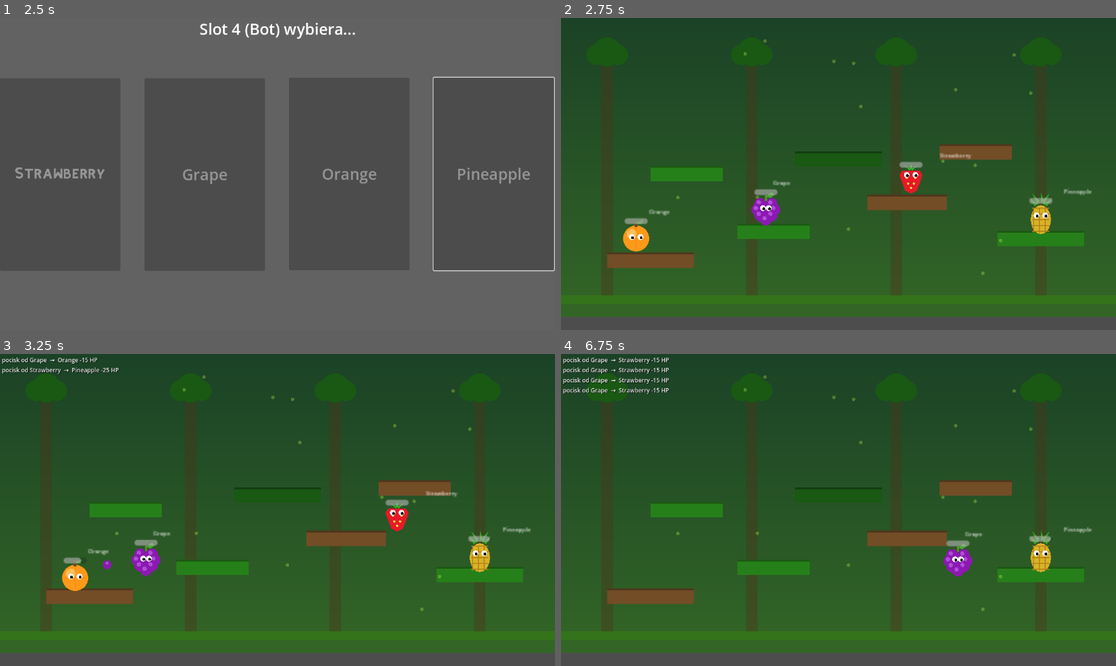
Above: before the commit, frames 1-4 (two rows, left to right).
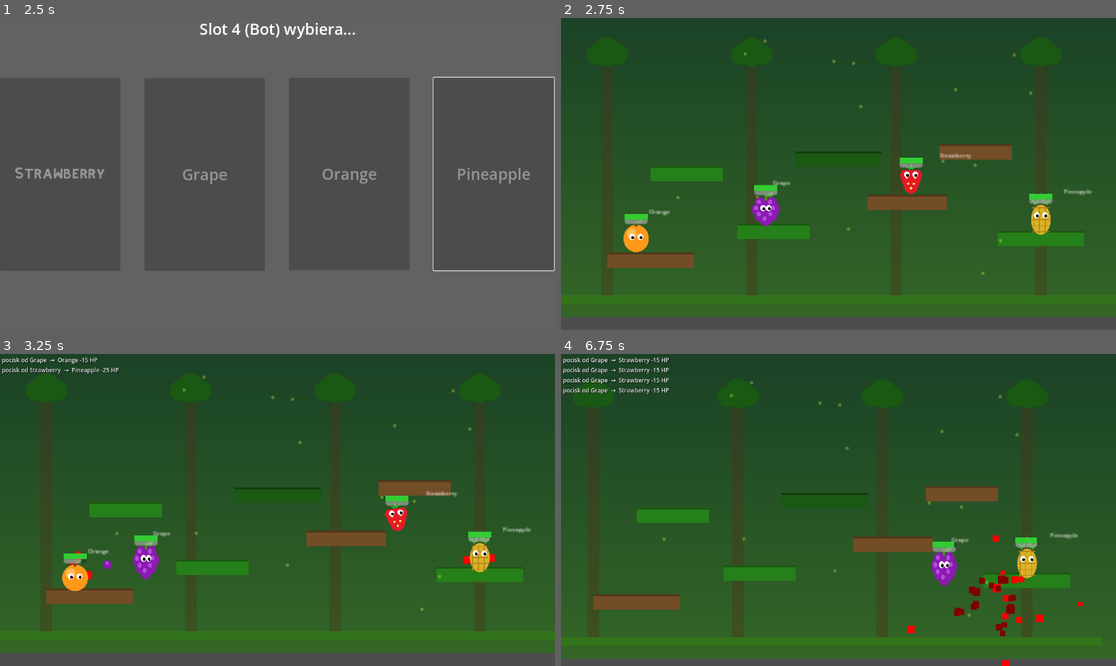
Above: after the commit, the same moments.

Repository: mamamd3/Fruit-Game
Game: Godot game, scene res://scenes/ui/main_menu.tscn
Two runs of this game, one before a commit and one after it. Both use one fixed random seed, a clock stepped at 60 frames per second and the inputs below.
Inputs (mouse positions are in pixels of both pictures, inside the frame that each line leads up to):
- Up to frame 1 (2.5 s): click "▶ Start gra lokalna" at 0.5 s; click "Orange" at 1.25 s; click "Pineapple" at 2 s
- Up to frame 2 (2.75 s): no input
- Up to frame 3 (3.25 s): move the mouse to (399, 494) at 2.77 s
- Up to frame 4 (6.75 s): move the mouse to (727, 525) at 3.52 s; move the mouse to (894, 441) at 4.27 s; move the mouse to (810, 572) at 5.02 s; move the mouse to (1005, 556) at 5.77 s; move the mouse to (672, 463) at 6.52 s

Frame 1 is identical in both runs. In frame 2, 0.5% of the frame differs, in the area x 11-89%, y 44-76%; in frame 3, 0.7%; in frame 4, 8.7%, in the area x 0-100%, y 6-100%.

Commit message:
feat: initialize core game engine structure, character management, and modifier system

Diff:
--- a/scripts/characters/character.gd
+++ b/scripts/characters/character.gd
@@ -9,6 +9,11 @@
 @onready var JumpBufferTimer:  Timer       = $JumpBufferTimer
 @onready var Reloading:        Timer       = $ReloadTime
 @onready var health_bar:       ProgressBar = $HealthBar
+@onready var fruit_sprite:     Node2D      = $FruitSprite
+
+var rot_bar: ProgressBar
+var _anim_time: float = 0.0
+var _recoil_time: float = 0.0
 
 signal shoot(pos: Vector2, dir: Vector2)
 
@@ -105,6 +110,18 @@
 	health_bar.max_value = Global.base_characters[character_name]["hp"]
 	health_bar.value     = Global.characters[character_name]["hp"]
 
+	# Wizualny timer gnicia
+	rot_bar = ProgressBar.new()
+	rot_bar.max_value = BASE_ROT_TIME
+	rot_bar.value = rot_time_remaining
+	rot_bar.show_percentage = false
+	rot_bar.size = Vector2(16, 2)
+	rot_bar.position = Vector2(-8, -17)
+	var sb = StyleBoxFlat.new()
+	sb.bg_color = Color(0.2, 0.8, 0.2)
+	rot_bar.add_theme_stylebox_override("fill", sb)
+	add_child(rot_bar)
+
 	# Etykieta z nazwą nad postacią
 	var lbl = Label.new()
 	lbl.text = character_name
@@ -130,6 +147,7 @@
 		return
 	shoot.emit(position, get_local_mouse_position().normalized())
 	Reloading.start()
+	_recoil_time = 0.1
 
 
 # ─────────────────────────────────────────────
@@ -159,6 +177,7 @@
 		return 0.0
 
 	AudioManager.play_sound("hit")
+	Global.spawn_particles(global_position, Color(1, 0, 0), 5)
 
 	# Sprawdź czy cios byłby śmiertelny
 	var cur_hp = float(Global.characters[character_name]["hp"])
@@ -181,6 +200,9 @@
 	_is_dying = true
 
 	AudioManager.play_sound("death")
+	if Global.main_game:
+		Global.main_game.add_shake(15.0)
+	Global.spawn_particles(global_position, Color(0.5, 0, 0), 20)
 
 	Global.alive[character_name] = false
 	Global.death_order.append(character_name)
@@ -194,6 +216,28 @@
 func _process(delta: float) -> void:
 	if is_remote:
 		global_position = global_position.lerp(_net_target_pos, clampf(delta * NET_LERP_SPEED, 0.0, 1.0))
+
+	if _is_dying: return
+	_anim_time += delta
+	if _recoil_time > 0:
+		_recoil_time -= delta
+
+	if is_instance_valid(fruit_sprite):
+		fruit_sprite.scale = Vector2.ONE
+		fruit_sprite.rotation = 0.0
+		if not is_on_floor():
+			var stretch = clamp(abs(velocity.y) / 500.0, 0.0, 0.3)
+			fruit_sprite.scale = Vector2(1.0 - stretch*0.5, 1.0 + stretch)
+		else:
+			if abs(velocity.x) > 5.0:
+				fruit_sprite.rotation = sin(_anim_time * 20.0) * 0.15
+				if velocity.x < 0: fruit_sprite.scale.x = -1
+			else:
+				fruit_sprite.scale.y = 1.0 + sin(_anim_time * 5.0) * 0.03
+				fruit_sprite.scale.x = 1.0 - sin(_anim_time * 5.0) * 0.02
+
+		if _recoil_time > 0:
+			fruit_sprite.scale *= (1.0 + _recoil_time * 2.0)
 
 
 # ─────────────────────────────────────────────
@@ -240,9 +284,11 @@
 			var stacks = poison_stack_timers.size()
 			if stacks > 0:
 				Global.take_damage(character_name, 5.0 * stacks, "🧪 Trucizna")
+				Global.spawn_particles(global_position, Color(0.5, 0.0, 0.8), 10)
 
 	# Per-gracz gnicie — gdy czas się skończy, gracz umiera
 	rot_time_remaining -= delta
+	if rot_bar: rot_bar.value = rot_time_remaining
 	if rot_time_remaining <= 0.0:
 		Global.take_damage(character_name, 9999.0, "🦠 Zgnilizna")
 
--- a/scripts/core/global.gd
+++ b/scripts/core/global.gd
@@ -3,6 +3,7 @@
 
 # ── Tryb sieciowy ─────────────────────────────────────────────────────────────
 var is_network_game:   bool = false   # true gdy gram przez sieć
+var main_game:         Node = null    # odniesienie do głównej instancji gry
 var local_player_slot: int  = 0       # który slot kontroluję (1-4), 0 = lokalny
 
 var player1_character: String = ""
@@ -130,7 +131,7 @@
 	base_characters = ORIGINAL_BASE_CHARACTERS.duplicate(true)
 	characters      = ORIGINAL_BASE_CHARACTERS.duplicate(true)
 	shot_counter = {}
-	rot_bonus    = {}
+	rot_bonus.clear()
 	alive        = {}
 	var all_chars = [player1_character, player2_character, player3_character, player4_character]
 	for ch in all_chars:
@@ -221,3 +222,22 @@
 
 # _physics_process USUNIĘTY CAŁKOWICIE
 # Koniec rundy wykrywa wyłącznie main_game.gd
+
+func spawn_particles(pos: Vector2, color: Color, amount: int = 15) -> void:
+	if main_game == null or not is_instance_valid(main_game): return
+	var cp = CPUParticles2D.new()
+	cp.position = pos
+	cp.emitting = true
+	cp.one_shot = true
+	cp.explosiveness = 0.9
+	cp.amount = amount
+	cp.lifetime = 0.5
+	cp.spread = 180.0
+	cp.gravity = Vector2(0, 300)
+	cp.initial_velocity_min = 100
+	cp.initial_velocity_max = 200
+	cp.scale_amount_min = 3.0
+	cp.scale_amount_max = 6.0
+	cp.color = color
+	main_game.add_child(cp)
+	get_tree().create_timer(1.0).timeout.connect(cp.queue_free)
--- a/scripts/core/main_game.gd
+++ b/scripts/core/main_game.gd
@@ -39,6 +39,7 @@
 	Global.reset_all()
 	_setup_kill_feed()
 	Global.game_started = true
+	Global.main_game = self
 	_ending_round = false
 
 	print("=== RUNDA " + str(Global.round_number) + " ===")
@@ -165,7 +166,20 @@
 	_end_round("")
 
 
-func _physics_process(_delta: float) -> void:
+var shake_amount: float = 0.0
+
+func add_shake(amount: float) -> void:
+	shake_amount = max(shake_amount, amount)
+
+func _physics_process(delta: float) -> void:
+	if shake_amount > 0:
+		shake_amount = move_toward(shake_amount, 0, delta * 50.0)
+		if has_node("Camera2D"):
+			$Camera2D.offset = Vector2(randf_range(-1, 1), randf_range(-1, 1)) * shake_amount
+	else:
+		if has_node("Camera2D"):
+			$Camera2D.offset = Vector2.ZERO
+
 	if _ending_round:
 		return
 	# W trybie sieciowym koniec rundy wykrywa tylko serwer
--- a/scripts/effects/explosion.gd
+++ b/scripts/effects/explosion.gd
@@ -20,6 +20,10 @@
 
 	var dmg = float(Global.characters[shooter_name]["dmg"]) * 0.5
 
+	if Global.main_game:
+		Global.main_game.add_shake(12.0)
+	Global.spawn_particles(global_position, Color(1.0, 0.5, 0.0), 30)
+
 	for body in get_overlapping_bodies():
 		if not is_instance_valid(body):
 			continue
Not shown, changed: README.md
Not shown, changed: ROADMAP.md
